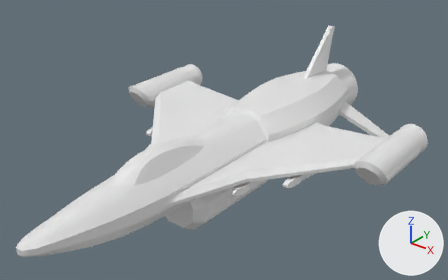
Two versions of the FBX model Titan Orbit/Assets/StarSparrow/Meshes/StarSparrow14.fbx, one commit apart.
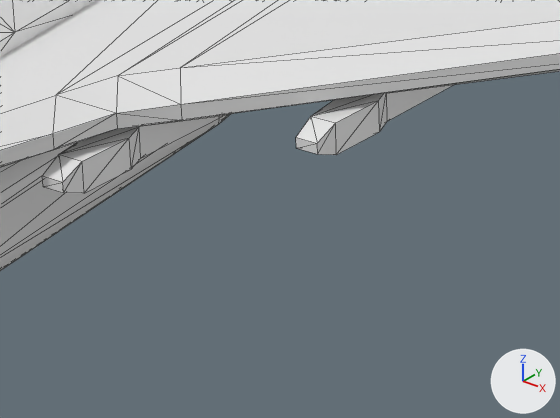
Each version appears first whole from a 50 mm camera at (7.84, -9.76, 6.02) aimed at (0.03, 0.01, -0.03), and next in a close-up on the part from 50% to 75% of the width and 56% to 86% of the height. Arrows for +X, +Y and +Z are at lower right; the lights stay in place. The older version's two pictures come first. The close-ups show mesh edges as thin lines. Where no turn or scale is listed for an object, it has been applied to the vertices.

Names of what the first close-up shows: 'StarSparrow14'.
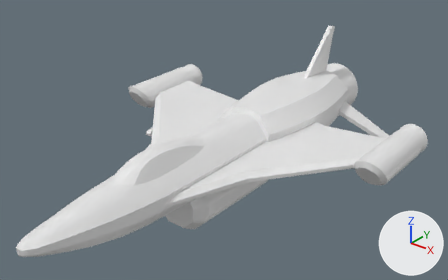
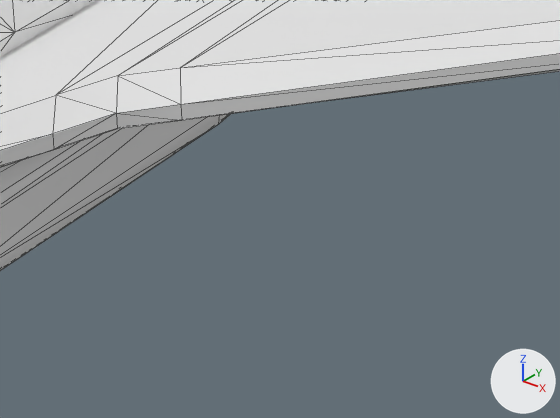
What differs and where, as boxes (x1, y1, x2, y2) in the close-ups (560 x 418 px):
part 1 of me_mesh, deleted
    before: (42, 113, 234, 193)
part 2 of me_mesh, deleted
    before: (296, 85, 453, 155)

The change, as a diff of the scene's bpy script:
```diff
--- a/Titan Orbit/Assets/StarSparrow/Meshes/StarSparrow14.fbx.py
+++ b/Titan Orbit/Assets/StarSparrow/Meshes/StarSparrow14.fbx.py
@@ me_mesh @@
 # used by ob_starsparrow14; location = (0.0, 0.0, 0.0)
-me_mesh.from_pydata(...)  # 1263 vertices, 2460 faces; spans x -3.64..3.64, y -5.34..5.34, z -1.59..1.59
+me_mesh.from_pydata(...)  # 1207 vertices, 2356 faces; spans x -3.64..3.64, y -5.34..5.34, z -1.59..1.59
+# me_mesh part 1: the loose piece of 28 vertices spanning x 1.19..1.53, y -1.24..0.67, z -0.47..-0.3 is deleted
+# me_mesh part 2: the loose piece of 28 vertices spanning x 1.9..2.24, y -0.42..1.49, z -0.41..-0.23 is deleted
```
